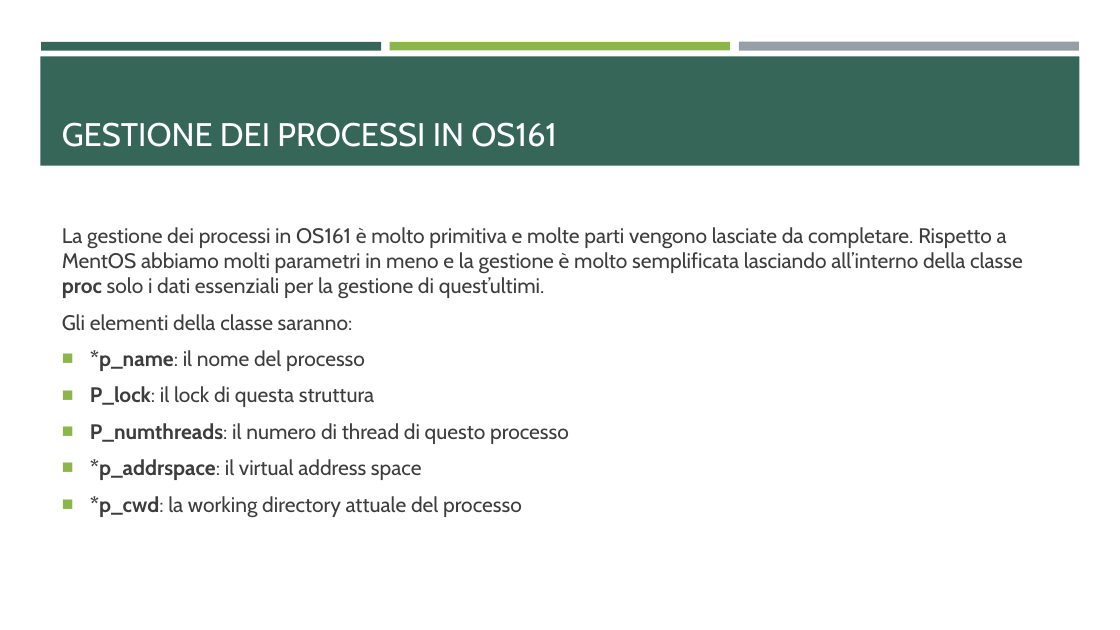
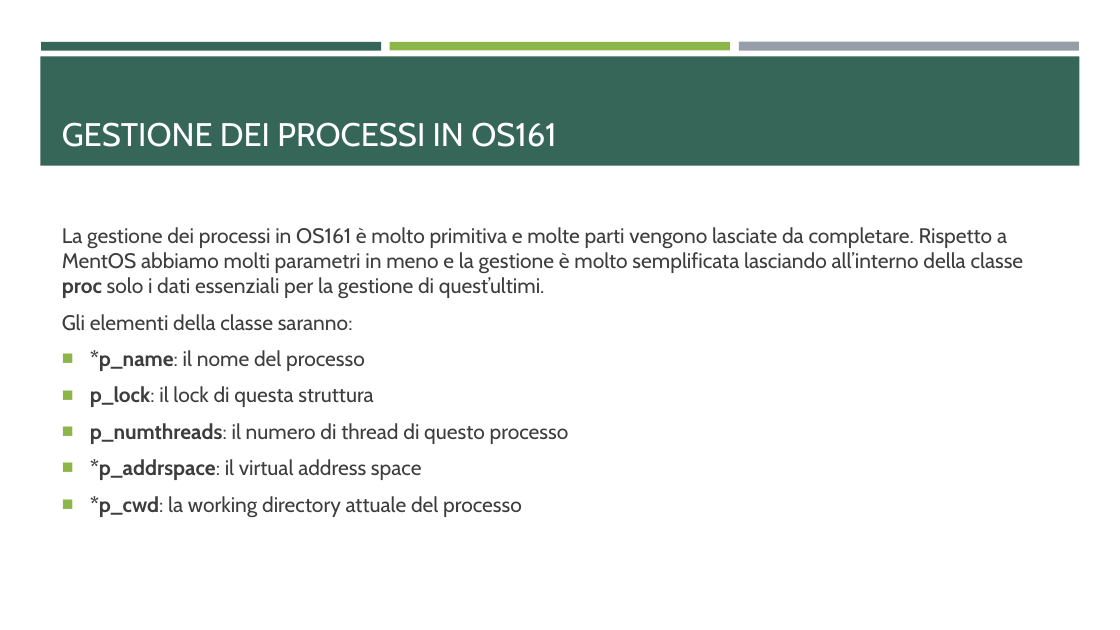
Before and after one commit to ProgrammazioneDiSistema2023-IA-ZZ/Group04, a slide deck: slide 31 of MentOS - Process Management.pptx (slide 32 before the commit). Drawn at 1120x630 pixels with LibreOffice and Linux fonts; fonts in the diff are those of the drawing. Boxes give left, top, right and bottom in pixels: in the first picture for what was removed or moved away, otherwise in the second. Text is boxed around its words. In the diff, an @@ line names an element or a change of style, - is before the commit and + after.

```diff
--- a/MentOS - Process Management.pptx
+++ b/MentOS - Process Management.pptx
@@ text at <box>90,386,569,444</box>: text changed @@
-■ P_lock: il lock di questa struttura
-■ P_numthreads: il numero di thread di questo processo
+■ p_lock: il lock di questa struttura
+■ p_numthreads: il numero di thread di questo processo
```
Also in this commit, not shown: 1 other slide changed, 1 slide removed, 3 other files.
